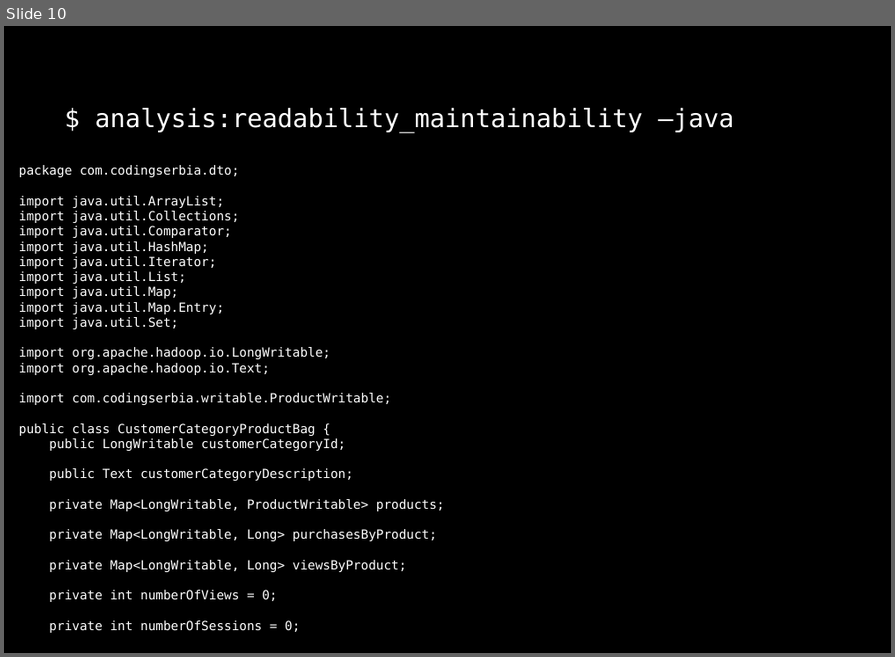
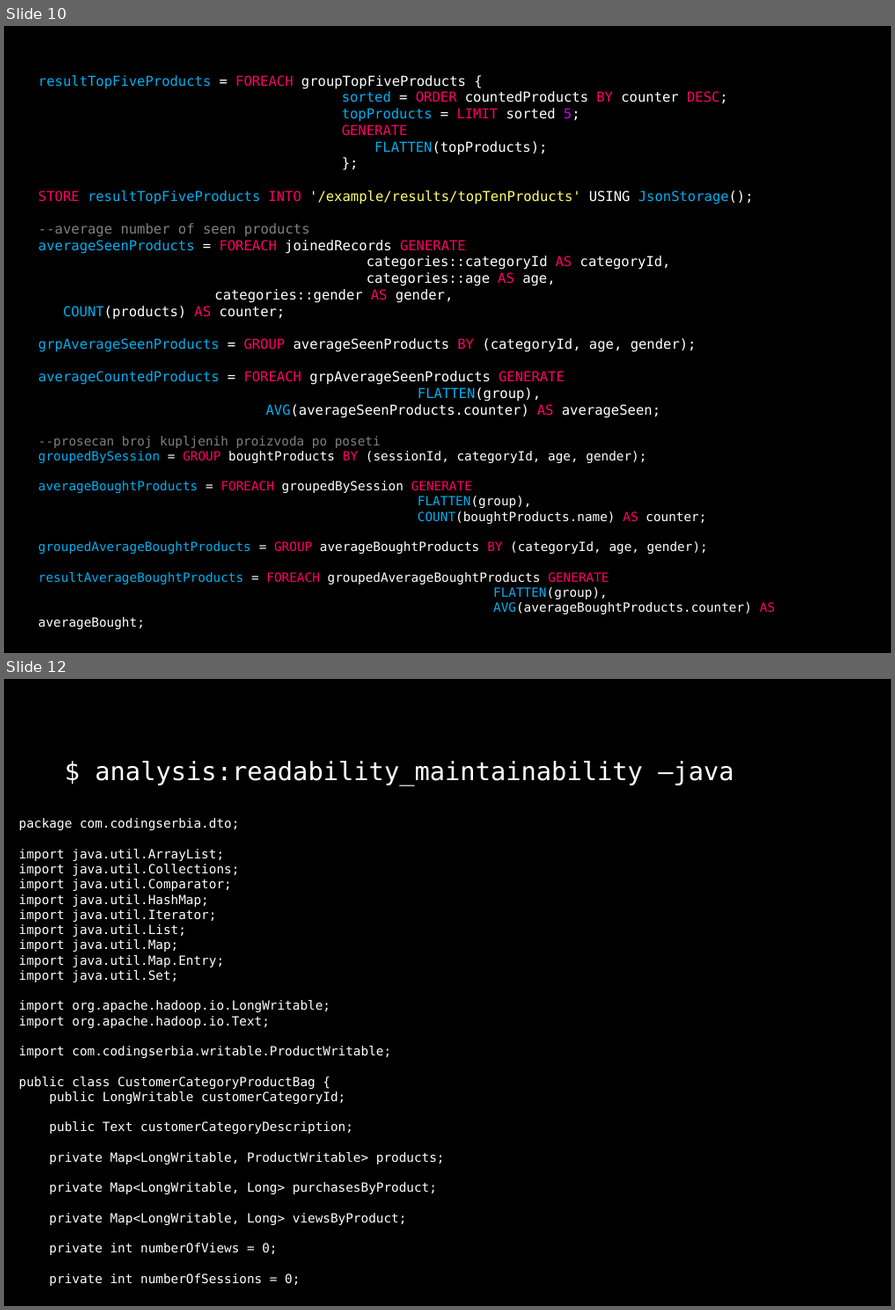
Before and after one commit to dzamurovic/coding-serbia-2014, a slide deck: coding-serbia.pptx. Shown one above the other, each under a label of ours: slide 10 before the commit, slides 10 and 12 after it; the slides between them are not shown. The pictures are 895x657 and 895x1310 pixels, drawn with LibreOffice and Linux fonts; fonts in the diff are those of the drawing. Boxes give left, top, right and bottom in pixels: in the first picture for what was removed or moved away, otherwise in the second. Text is boxed around its words. In the diff, an @@ line names an element or a change of style, - is before the commit and + after.

```diff
--- a/coding-serbia.pptx
+++ b/coding-serbia.pptx
@@ slide 10 added at <box>4,26,891,653</box>, background #000000 @@
@@ rectangle added at <box>23,65,891,643</box>, fill #000000, outline #000000 2 pt, 13 pt, text #FFFFFF @@
+resultTopFiveProducts = FOREACH groupTopFiveProducts {
+sorted = ORDER countedProducts BY counter DESC;
+topProducts = LIMIT sorted 5;
+GENERATE
+FLATTEN(topProducts);
+};
+STORE resultTopFiveProducts INTO '/example/results/topTenProducts' USING JsonStorage();
+--average number of seen products
+averageSeenProducts = FOREACH joinedRecords GENERATE
+categories::categoryId AS categoryId,
+categories::age AS age, categories::gender AS gender, COUNT(products) AS counter;
+grpAverageSeenProducts = GROUP averageSeenProducts BY (categoryId, age, gender);
+averageCountedProducts = FOREACH grpAverageSeenProducts GENERATE FLATTEN(group), AVG(averageSeenProducts.counter) AS averageSeen;
+--prosecan broj kupljenih proizvoda po poseti
+groupedBySession = GROUP boughtProducts BY (sessionId, categoryId, age, gender);
+averageBoughtProducts = FOREACH groupedBySession GENERATE
+FLATTEN(group),
+COUNT(boughtProducts.name) AS counter;
+groupedAverageBoughtProducts = GROUP averageBoughtProducts BY (categoryId, age, gender);
+resultAverageBoughtProducts = FOREACH groupedAverageBoughtProducts GENERATE
+FLATTEN(group),
+AVG(averageBoughtProducts.counter) AS averageBought;
@@ what was slide 10 is now slide 12 @@
```
Also in this commit, not shown: 5 slides changed, 7 other slides added, 2 slides removed.
